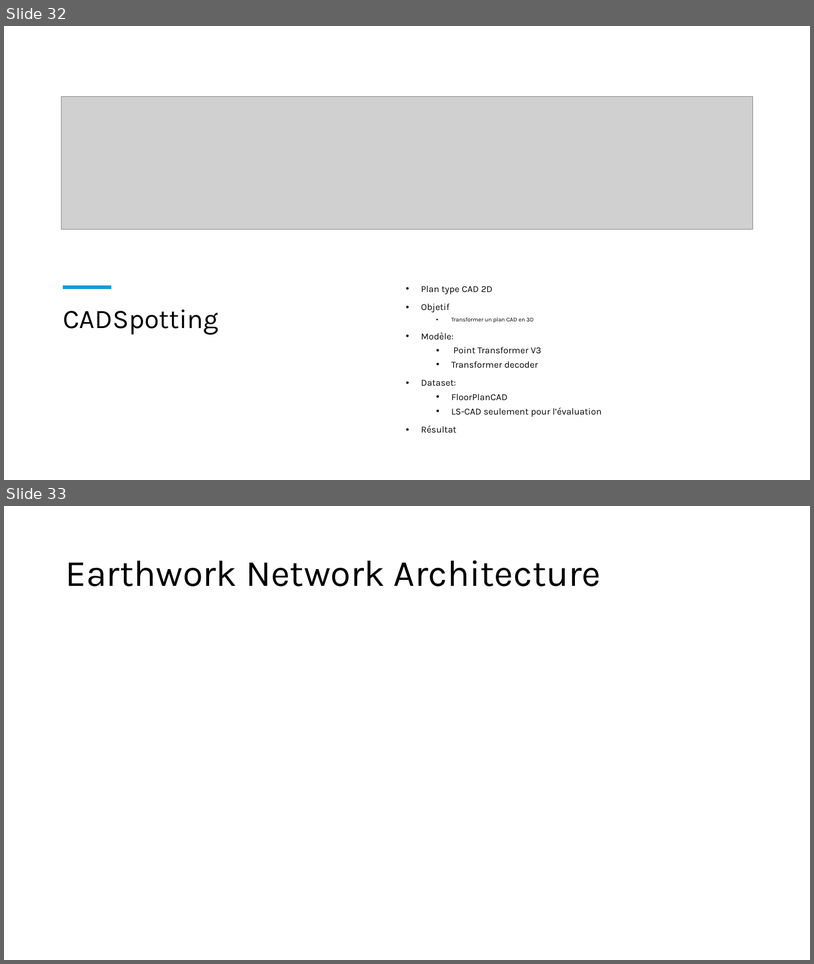
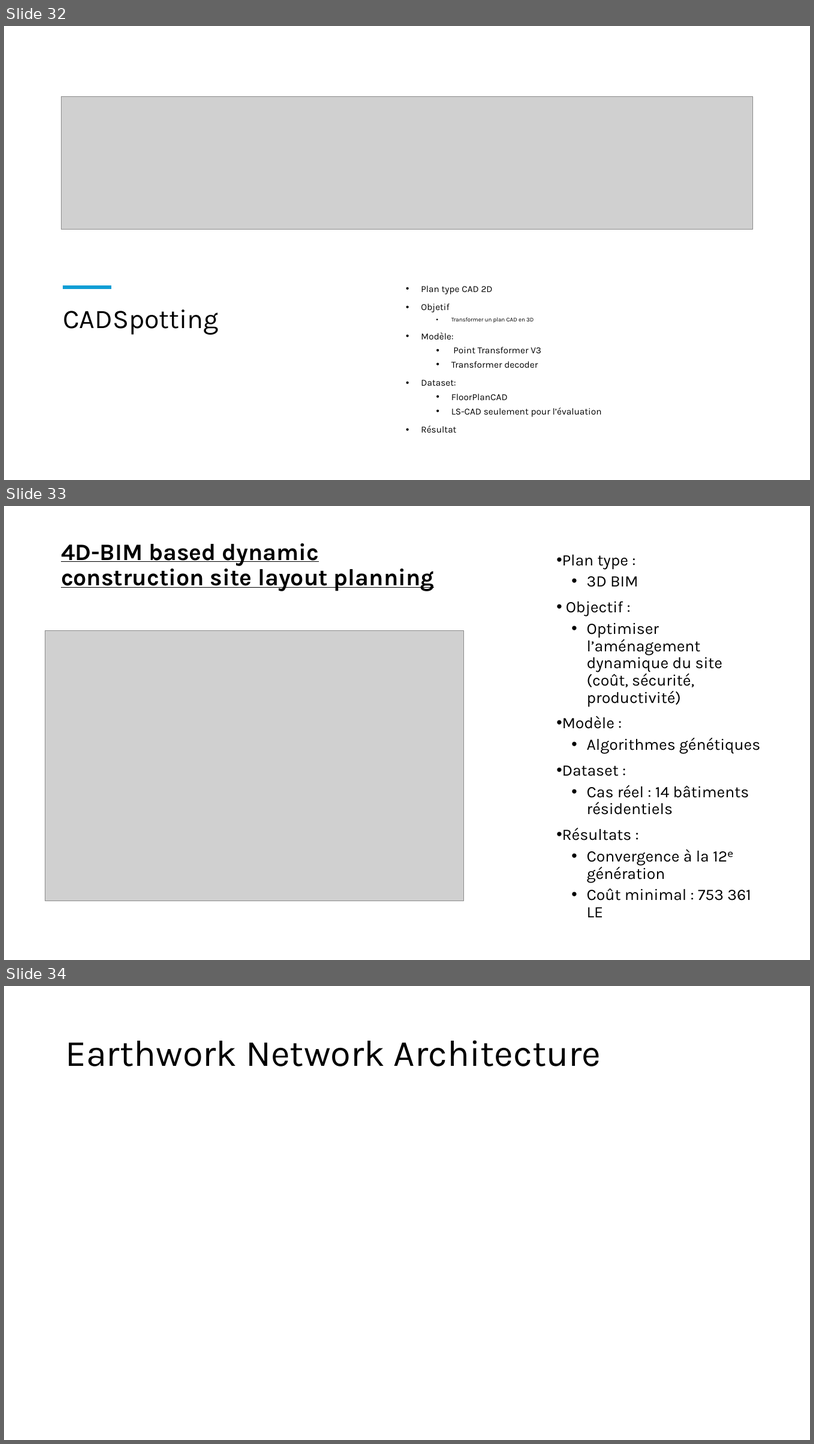
Before and after one commit to IzowRM/Stage-Cetic, a slide deck: Doc Slide/Slide Jeudi 11_09.pptx. Shown one above the other, each under a label of ours: slides 32 and 33 before the commit, slides 32, 33 and 34 after it. The pictures are 814x964 and 814x1444 pixels, drawn with LibreOffice and Linux fonts; fonts in the diff are those of the drawing; grey boxes stand for pictures. Boxes give left, top, right and bottom in pixels: in the first picture for what was removed or moved away, otherwise in the second. Text is boxed around its words. In the diff, an @@ line names an element or a change of style, - is before the commit and + after.

```diff
--- a/Doc Slide/Slide Jeudi 11_09.pptx
+++ b/Doc Slide/Slide Jeudi 11_09.pptx
@@ slide 33 added at box(4, 506, 810, 960), background #FFFFFF @@
@@ rectangle added at box(4, 506, 505, 960), fill #FFFFFF @@
@@ title added at box(61, 543, 435, 591), 28 pt, text #000000, bold, underline @@
+4D-BIM based dynamic construction site layout planning
@@ text added at box(563, 555, 761, 917), 19 pt, text #000000 @@
+• Plan type :
+    • 3D BIM
+• Objectif :
+    • Optimiser l’aménagement dynamique du site (coût, sécurité, productivité)
+• Modèle :
+    • Algorithmes génétiques
+• Dataset :
+    • Cas réel : 14 bâtiments résidentiels
+• Résultats :
+    • Convergence à la 12ᵉ génération
+    • Coût minimal : 753 361 LE
@@ picture added at box(45, 631, 464, 900) @@
@@ what was slide 33 is now slide 34 @@
```
Also in this commit, not shown: 1 slide changed, 12 other files.
